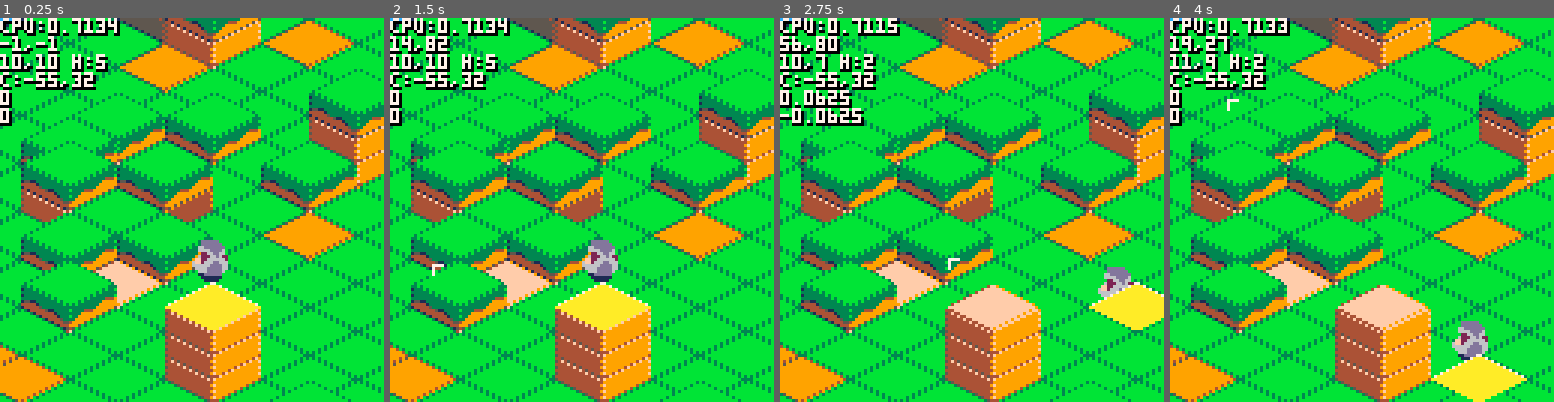
Above: before the commit, frames 1-4 (left to right).
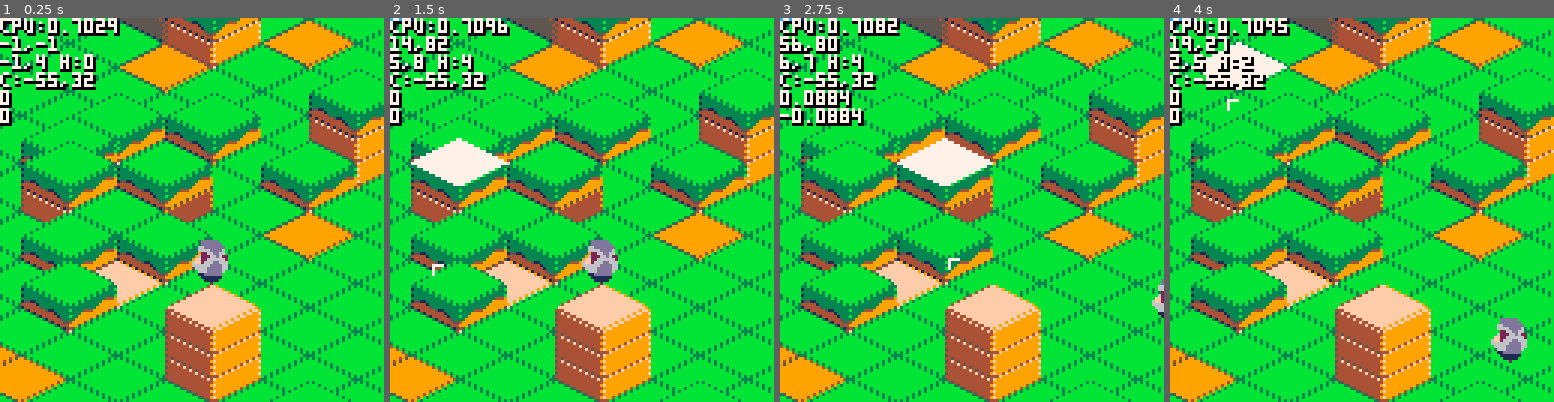
Above: after the commit, the same moments.

Repository: pvan/pico8
Game: PICO-8 cartridge island.p8
Two runs of this game, one before a commit and one after it. Both use one fixed random seed, a clock stepped at 60 frames per second and the inputs below.
Inputs (mouse positions are in pixels of both pictures, inside the frame that each line leads up to):
- Up to frame 1 (0.25 s): no input
- Up to frame 2 (1.5 s): tap X (X key) at 0.33, 1.07 s; click (670, 121) at 0.67 s; tap O (Z key) at 0.7 s; click (436, 267) at 1.22 s
- Up to frame 3 (2.75 s): hold Right 1.6-2.1 s; tap O (Z key) at 1.7, 2.1, 2.5 s; click (887, 114) at 1.77 s; tap X (X key) at 1.85 s; hold Up 2.15-2.42 s; click (952, 259) at 2.32 s; hold Right from 2.47 s (still down)
- Up to frame 4 (4 s): click (1404, 106) at 2.87 s; tap O (Z key) at 2.9, 3.3, 3.7 s; tap X (X key) at 2.97 s; release Right at 3.03 s; hold Left 3.08-3.58 s; click (1465, 256) at 3.42 s; hold Down 3.63-3.97 s; click (1231, 102) at 3.97 s

The runs differ from the first frame. In frame 1, 2.8% of the frame differs, in the area x 0-68%, y 0-82%; in frame 2, 4.2%; in frame 3, 4.9%, in the area x 0-100%, y 0-82%; in frame 4, 4.6%.

Commit message:
island: calc move direction in iso coords
(makes the uneven speed in screen x vs y more correct, simpler)

Diff:
--- a/island.p8
+++ b/island.p8
@@ -47,26 +47,25 @@
  camera(cx,cy)
 
 
- mix,miy=ptx,pty
+-- mix,miy=ptx,pty
 
  draw_terrain()
 
 
- --selection
- hlx,hly=iso2world(ntx,nty)
- ts=tget(ntx,nty)
- palt(1,true)
- palt(2,true)
- palt(3,true)
- pal(7,10)
- spr(68,hlx,hly-#ts*8,4,2)
- pal()
- palt(1,false)
- palt(2,false)
-	palt(3,false)
-
-
--- draw_player()
+-- --selection
+-- hlx,hly=iso2world(ntx,nty)
+-- ts=tget(ntx,nty)
+-- palt(1,true)
+-- palt(2,true)
+-- palt(3,true)
+-- pal(7,10)
+-- spr(68,hlx,hly-#ts*8,4,2)
+-- pal()
+-- palt(1,false)
+-- palt(2,false)
+--	palt(3,false)
+--
+
 
 -- local pwx,pwy=pgroundpos()
 -- local hotspotsx={-2,2}
@@ -116,10 +115,7 @@
  spr(16,msx,msy)
  print2(msx..","..msy)
 
- local r=tiles[mix]
- if (r==nil) r={}
- local t=r[miy]
- if (t==nil) t=0
+ local mts=tget(mix,miy)
  print2(mix..","..miy.." h:"..#mts)
 
  print2("c:"..cx..","..cy)
@@ -419,9 +415,7 @@
 
 
 
---px=40
---py=150
-
+--in iso coordinates
 truepx=10
 truepy=10
 
@@ -438,6 +432,9 @@
  local speed=2
  if (btn(🅾️)) speed=1
 
+
+ --direction in screen coords
+ --[[
  local pdx,pdy=0,0
  if (btn(⬆️)) pdy=-1
  if (btn(⬇️)) pdy=1
@@ -457,32 +454,38 @@
   local wfdx,wfdy=nwfx-truepx,nwfy-truepy
   xstep,ystep=wfdx,wfdy --converted to isofloat coords
 
---  xstep,ystep=pdx*speed,pdy*speed
---	 local npx,npy=px+xstep,py+ystep
---	 local pwfx,pwfy=world2isofloat(px,py)
---	 local nwfx,nwfy=world2isofloat(npx,npy)
---  local wfdx,wfdy=nwfx-pwfx,nwfy-pwfy
---  xstep,ystep=wfdx,wfdy --converted to isofloat coords
-
---  xstep/=16
---  ystep/=16
 	end
-
-
+ ]]
+
+
+ --direction in iso coords
+ local truedx,truedy=0,0
+ if (btn(⬆️)) truedx-=1 truedy-=1
+ if (btn(⬇️)) truedx+=1 truedy+=1
+ if (btn(⬅️)) truedx-=1 truedy+=1
+ if (btn(➡️)) truedx+=1 truedy-=1
+ xstep,ystep=0,0
+	if truedx!=0 or truedy!=0 then
+	 local mag=sqrt(truedx*truedx+truedy*truedy)
+	 truedx/=mag
+	 truedy/=mag
+	 xstep,ystep=truedx*speed/16,truedy*speed/16
+	end
 
 
  -- collisiton detection here
  allowx=true
  allowy=true
- --pwfx,pwfy=world2isofloat(px,py)
  pwfx,pwfy=truepx,truepy
  ptx,pty=flr(pwfx),flr(pwfy)
  ts=tget(ptx,pty)
 
--- local hotspotsx={-2,2}
--- local hotspotsy={-4,0}
- local hotspotsx={0}
- local hotspotsy={0}
+-- hotspotsx={-4/16,1/16}
+-- hotspotsy={-4/16,1/16}
+-- hotspotsx={-2/16,2/16}
+-- hotspotsy={-4/16,2/16}
+ hotspotsx={0}
+ hotspotsy={0}
  for j=1,#hotspotsy do
   local hy = hotspotsy[j]
   for i=1,#hotspotsx do
@@ -491,28 +494,31 @@
 		 local nwfx,nwfy=pwfx+hx+xstep,pwfy+hy+ystep
 		 ntx,nty=flr(nwfx),flr(nwfy)
 
---		 local bts=tget(ntx,nty)
---		 if (#bts>#ts) allowx=false allowy=false
-
 		 local xts=tget(ntx,pty)
 		 local yts=tget(ptx,nty)
 		 if (#xts>#ts) allowx=false
 		 if (#yts>#ts) allowy=false
 
---		 --if x,y look ok separately
---		 --but not ok together, dont move
---		 if allowx and allowy then
---	 	 local bts=tget(ntx,nty)
--- 		 if (#bts>#ts) allowx=false allowy=false
---		 end
-
-
   end
  end
+
+
+ --if we run into an exact
+ --outside corner, both the
+ --the x,y separate checks
+ --might pass the check ok (allowx,y true)
+ --even though the combined
+ --new x,y would be impassable (allowx,y false)
+ --in that case, we just
+ --pick one direction to slide
+-- if allowx and allowy then
+--  bts=tget(ntx,nty)
+--  if (#bts>#ts) allowx=false
+-- end
+
 
 	if (allowx) truepx+=xstep
 	if (allowy) truepy+=ystep
--- px,py=isofloat2world(pwfx,pwfy)
 
 
 end
@@ -536,25 +542,15 @@
  spr(1,pwx-ofx,pwy-ofy,2,2)
 
 
--- local pwx,pwy=pgroundpos()
--- pset(pwx,pwy,0)
---
--- tempx,tempy=isofloat2world(pwfx,pwfy)
--- pset(tempx,tempy,1)
-
--- --local tx,ty=world2iso(px,py)
--- local ts=tget(tx,ty)
---
--- local pwx,pwy=pgroundpos()
--- --keeping the px,py point
--- --near the bottom so we don't
--- --overdraw the player with the next tile
--- local ofx,ofy=3,4
--- spr(32,pwx-ofx,pwy-ofy,1,1)
---
--- ofx+=5  --offset from shadow
--- ofy+=12 --to body
--- spr(1,pwx-ofx,pwy-ofy,2,2)
+ for j=1,#hotspotsy do
+  local hy = hotspotsy[j]
+  for i=1,#hotspotsx do
+   local hx = hotspotsx[i]
+
+   local psx,psy=isofloat2world(truepx+hx,truepy+hy)
+   pset(psx,psy-#ts*8,2)
+  end
+ end
 
 end
 __gfx__
